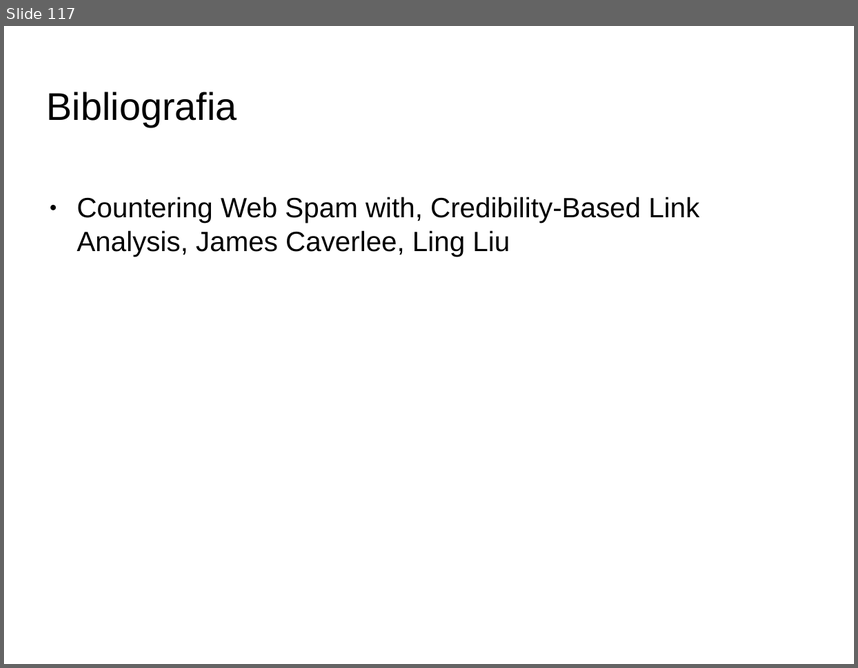
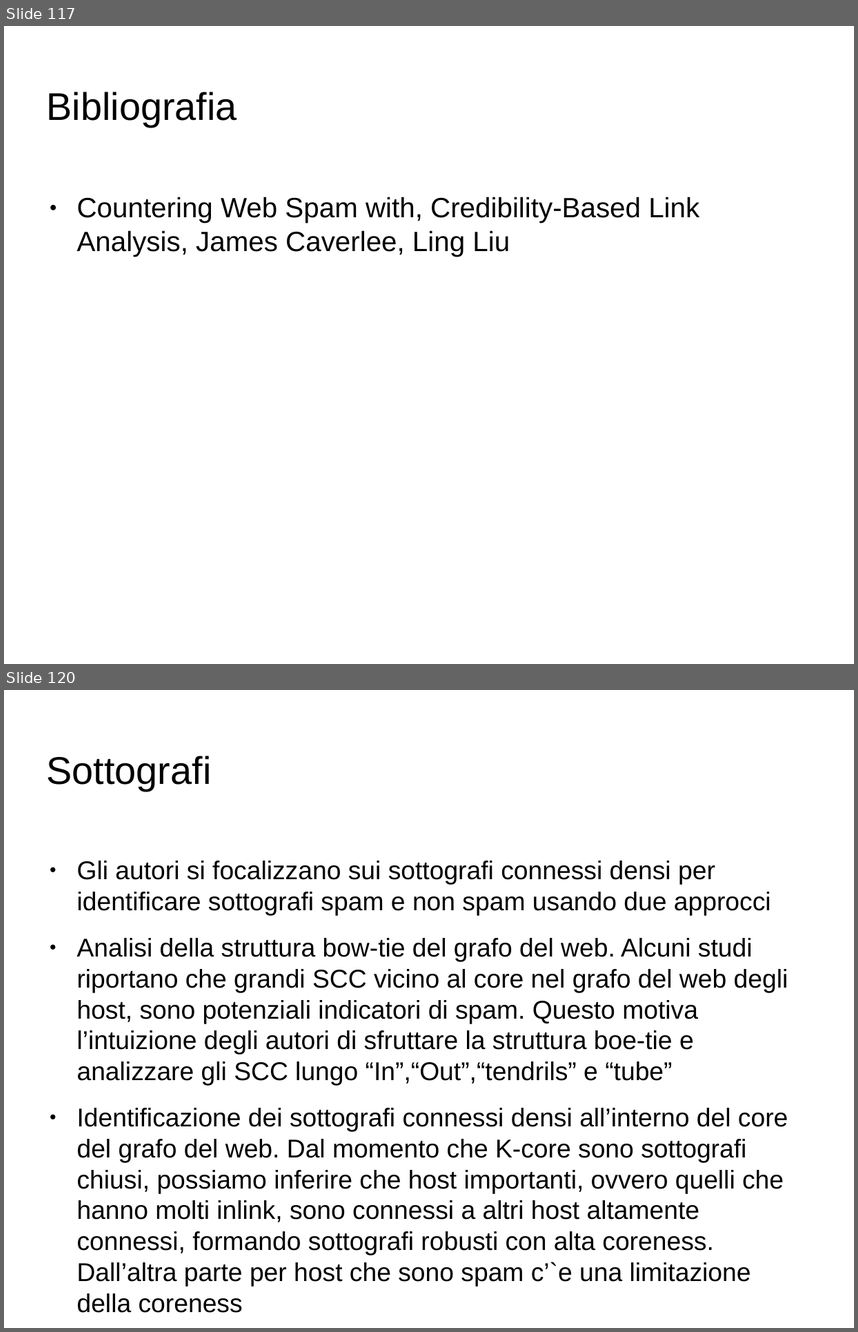
Before and after one commit to Toolanto/presentation, a slide deck: presentazione.odp. Shown one above the other, each under a label of ours: slide 117 before the commit, slides 117 and 120 after it; the slides between them are not shown. The pictures are 858x668 and 858x1332 pixels, drawn with LibreOffice and Linux fonts; fonts in the diff are those of the drawing; background and template pictures are left out. Boxes give left, top, right and bottom in pixels: in the first picture for what was removed or moved away, otherwise in the second. Text is boxed around its words. In the diff, an @@ line names an element or a change of style, - is before the commit and + after.

```diff
--- a/presentazione.odp
+++ b/presentazione.odp
@@ slide 120 added at (4,690,854,1328), background picture (left out) @@
@@ title added at (47,756,212,791), 36 pt, text #000000 @@
+Sottografi
@@ text added at (77,860,789,1312), 24.1 pt, text #000000 @@
+● Gli autori si focalizzano sui sottografi connessi densi per identificare sottografi spam e non spam usando due approcci
+● Analisi della struttura bow-tie del grafo del web. Alcuni studi riportano che grandi SCC vicino al core nel grafo del web degli host, sono potenziali indicatori di spam. Questo motiva l’intuizione degli autori di sfruttare la struttura boe-tie e analizzare gli SCC lungo “In”,“Out”,“tendrils” e “tube”
+● Identificazione dei sottografi connessi densi all’interno del core del grafo del web. Dal momento che K-core sono sottografi chiusi, possiamo inferire che host importanti, ovvero quelli che hanno molti inlink, sono connessi a altri host altamente connessi, formando sottografi robusti con alta coreness. Dall’altra parte per host che sono spam c’`e una limitazione della coreness
```
Also in this commit, not shown: 1 slide changed, 7 other slides added.
